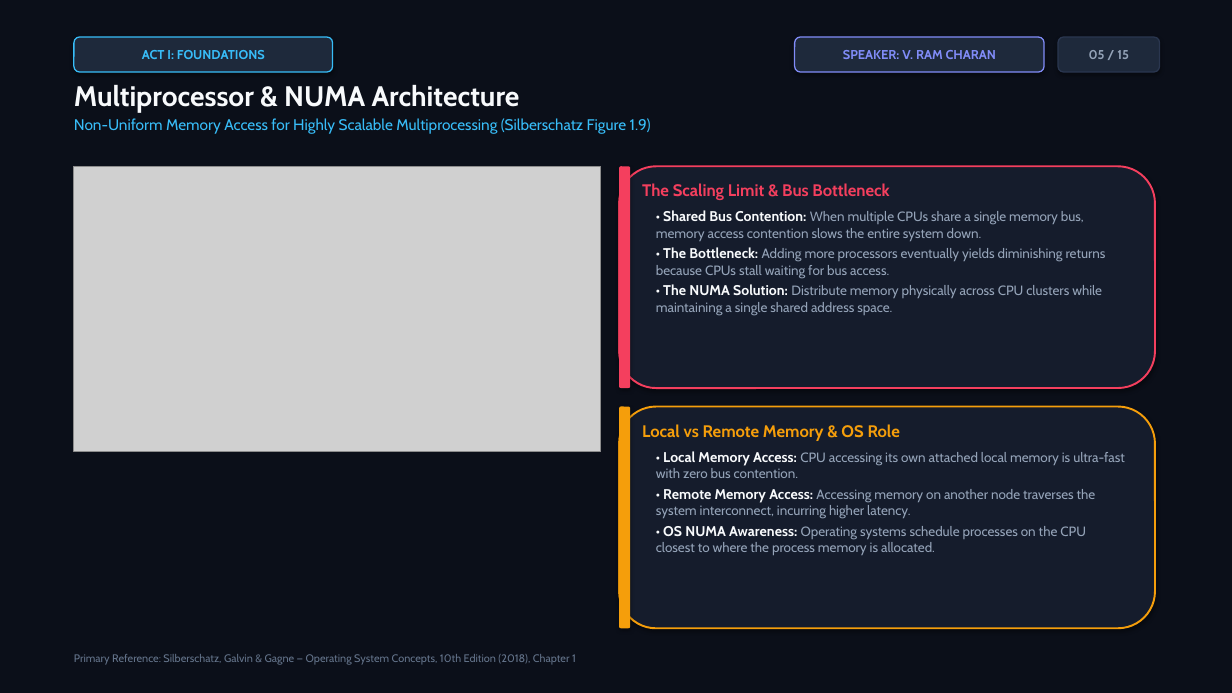
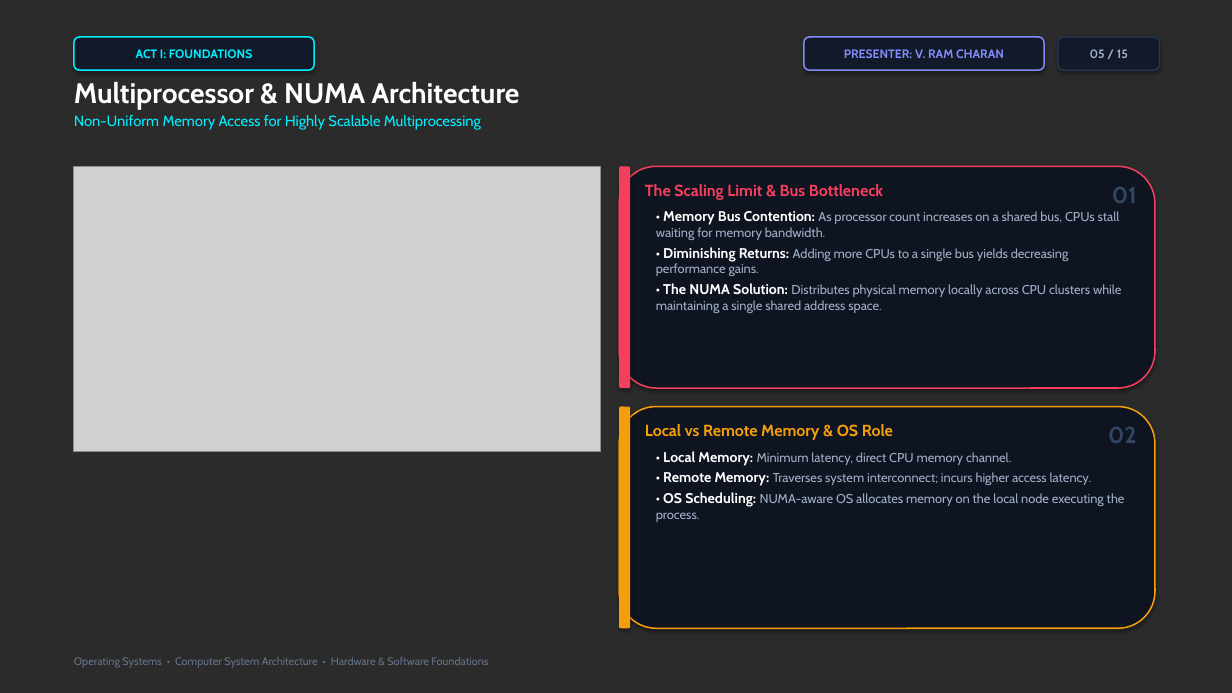
Before and after one commit to vangaramcharan2007-del/alfred, a slide deck: slide 5 of Computer_System_Architecture_OS.pptx. Drawn at 1232x693 pixels with LibreOffice and Linux fonts; fonts in the diff are those of the drawing; grey boxes stand for pictures; background and template pictures are left out; a plain dark background stands for a picture behind light text. Boxes give left, top, right and bottom in pixels: in the first picture for what was removed or moved away, otherwise in the second. Text is boxed around its words. In the diff, an @@ line names an element or a change of style, - is before the commit and + after.

Commit message:
feat(presentation): upgrade to high-production-value cinematic dark visual theme with 1080p hardware overlays

```diff
--- a/Computer_System_Architecture_OS.pptx
+++ b/Computer_System_Architecture_OS.pptx
@@ background #0B0F19 to picture (left out) @@
@@ rectangle removed at (0,0,1232,693) @@
@@ rounded rectangle "ACT I: FOUNDATIONS": place and size @@
-rounded rectangle "ACT I: FOUNDATIONS" at (74,37,333,72)
+rounded rectangle "ACT I: FOUNDATIONS" at (74,37,314,70)
@@ rounded rectangle "ACT I: FOUNDATIONS" at (74,37,314,70): size 10 to 9.5 pt, text colour #38BDF8 to #00F0FF; fill #1E293B to #121A2A; outline #38BDF8 1 pt to #00F0FF 1.2 pt @@
@@ rounded rectangle "PRESENTER: V. RAM CHARAN": place and size @@
-rounded rectangle "PRESENTER: V. RAM CHARAN" at (795,37,1044,72)
+rounded rectangle "PRESENTER: V. RAM CHARAN" at (804,37,1044,70)
@@ rounded rectangle "PRESENTER: V. RAM CHARAN" at (804,37,1044,70): fill #1E293B to #121A2A; outline #818CF8 1 pt to #818CF8 1.2 pt @@
@@ text in rounded rectangle at (844,49,1004,58): text changed; size 10 to 9.5 pt @@
-SPEAKER: V. RAM CHARAN
+PRESENTER: V. RAM CHARAN
@@ rounded rectangle "05 / 15" at (1058,37,1160,70): size 10 to 9.5 pt, text colour #94A3B8 to #A0AFC8; fill #1E293B to #121A2A; outline #2A364F 1 pt to #283855 1 pt @@
@@ text at (74,82,520,110): text colour #F8FAFC to #FFFFFF in "Multiprocessor & NUMA Architecture" @@
@@ text at (74,115,481,130): text changed; size 12 to 11.5 pt; text colour #38BDF8 to #00F0FF @@
-Non-Uniform Memory Access for Highly Scalable Multiprocessing (Silberschatz Figure 1.9)
+Non-Uniform Memory Access for Highly Scalable Multiprocessing
@@ rounded rectangle at (619,166,1155,388): fill #151C2C to #0E1420; outline #F43F5E 1.5 pt to #F43F5E 1.2 pt @@
@@ text "The Scaling Limit & Bus ..." at (645,184,883,200): size 13 to 12.5 pt @@
@@ text added at (1112,187,1137,203), 18 pt, text #324664, bold @@
+01
@@ text at (656,211,1121,313): text changed; size 10.5 to 10 pt; text colour #94A3B8 to #A0AFC8 @@
-• Shared Bus Contention: When multiple CPUs share a single memory bus, memory access contention slows the entire system down.
-• The Bottleneck: Adding more processors eventually yields diminishing returns because CPUs stall waiting for bus access.
-• The NUMA Solution: Distribute memory physically across CPU clusters while maintaining a single shared address space.
+• Memory Bus Contention: As processor count increases on a shared bus, CPUs stall waiting for memory bandwidth.
+• Diminishing Returns: Adding more CPUs to a single bus yields decreasing performance gains.
+• The NUMA Solution: Distributes physical memory locally across CPU clusters while maintaining a single shared address space.
@@ rounded rectangle at (619,407,1155,628): fill #151C2C to #0E1420; outline #F59E0B 1.5 pt to #F59E0B 1.2 pt @@
@@ text "Local vs Remote Memory & ..." at (645,424,893,440): size 13 to 12.5 pt @@
@@ text added at (1108,427,1137,443), 18 pt, text #324664, bold @@
+02
@@ text at (656,451,1125,522): text changed; size 10.5 to 10 pt; text colour #94A3B8 to #A0AFC8 @@
-• Local Memory Access: CPU accessing its own attached local memory is ultra-fast with zero bus contention.
-• Remote Memory Access: Accessing memory on another node traverses the system interconnect, incurring higher latency.
-• OS NUMA Awareness: Operating systems schedule processes on the CPU closest to where the process memory is allocated.
+• Local Memory: Minimum latency, direct CPU memory channel.
+• Remote Memory: Traverses system interconnect; incurs higher access latency.
+• OS Scheduling: NUMA-aware OS allocates memory on the local node executing the process.
@@ text at (74,657,488,668): text changed @@
-Primary Reference: Silberschatz, Galvin & Gagne — Operating System Concepts, 10th Edition (2018), Chapter 1
+Operating Systems • Computer System Architecture • Hardware & Software Foundations
```
Also in this commit, not shown: 14 other slides changed, 19 other files.
